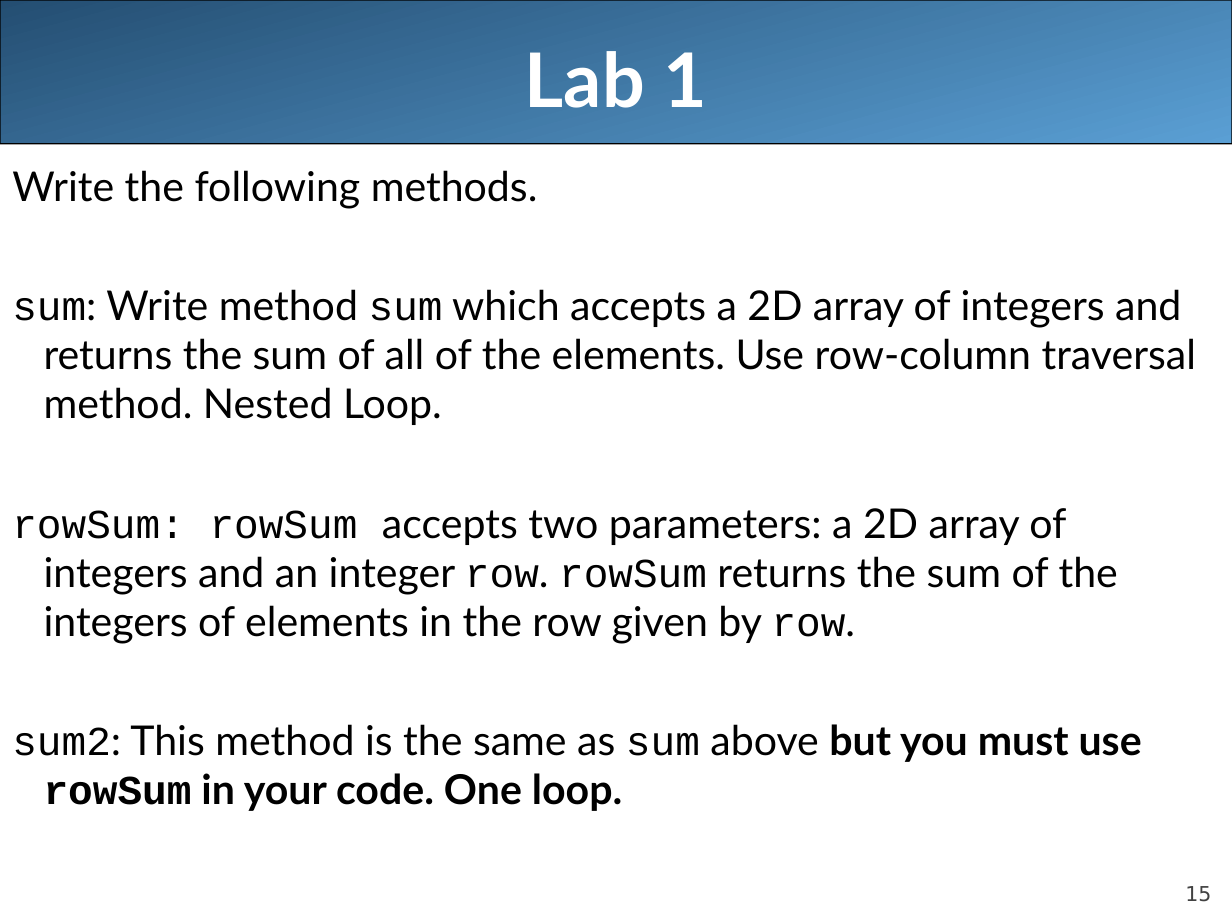
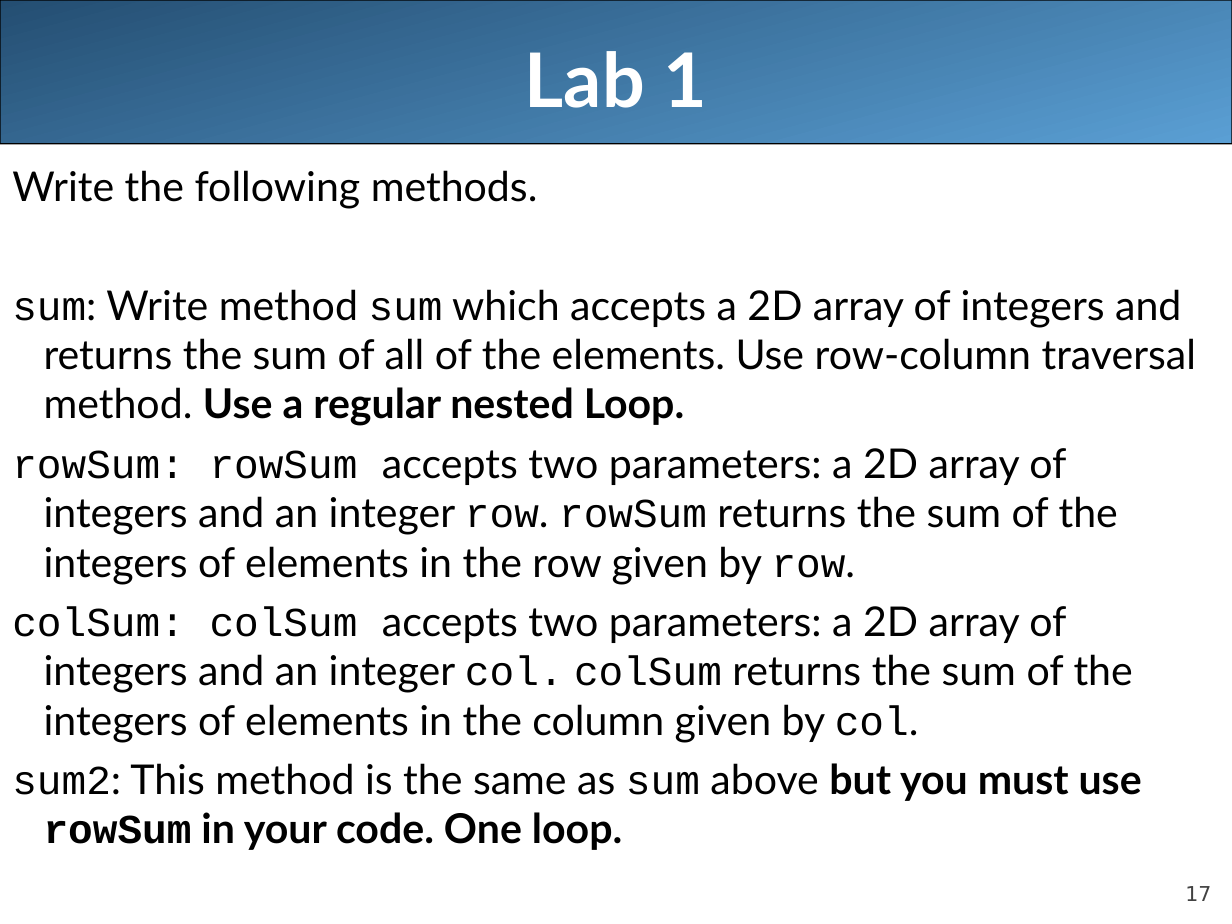
Before and after one commit to LongBaoNguyen/longbaonguyen.github.io, a slide deck: slide 17 of courses/apcsa/lecture20.ppt (slide 15 before the commit). Drawn at 1232x924 pixels with LibreOffice and Linux fonts; fonts in the diff are those of the drawing. Boxes give left, top, right and bottom in pixels: in the first picture for what was removed or moved away, otherwise in the second. Text is boxed around its words. In the diff, an @@ line names an element or a change of style, - is before the commit and + after.

```diff
--- a/courses/apcsa/lecture20.ppt
+++ b/courses/apcsa/lecture20.ppt
@@ text at (x1=12, y1=289, x2=1196, y2=426): text changed @@
-sum: Write method sum which accepts a 2D array of integers and returns the sum of all of the elements. Use row-column traversal method. Nested Loop.
+sum: Write method sum which accepts a 2D array of integers and returns the sum of all of the elements. Use row-column traversal method. Use a regular nested Loop.
@@ text at (x1=12, y1=606, x2=1133, y2=743): paragraph added @@
+colSum: colSum accepts two parameters: a 2D array of integers and an integer col. colSum returns the sum of the integers of elements in the column given by col.
@@ page number at (x1=1185, y1=886, x2=1211, y2=901): text changed @@
-15
+17
```
Also in this commit, not shown: 6 other slides changed, 2 slides added, 2 slides removed, 18 other files.
